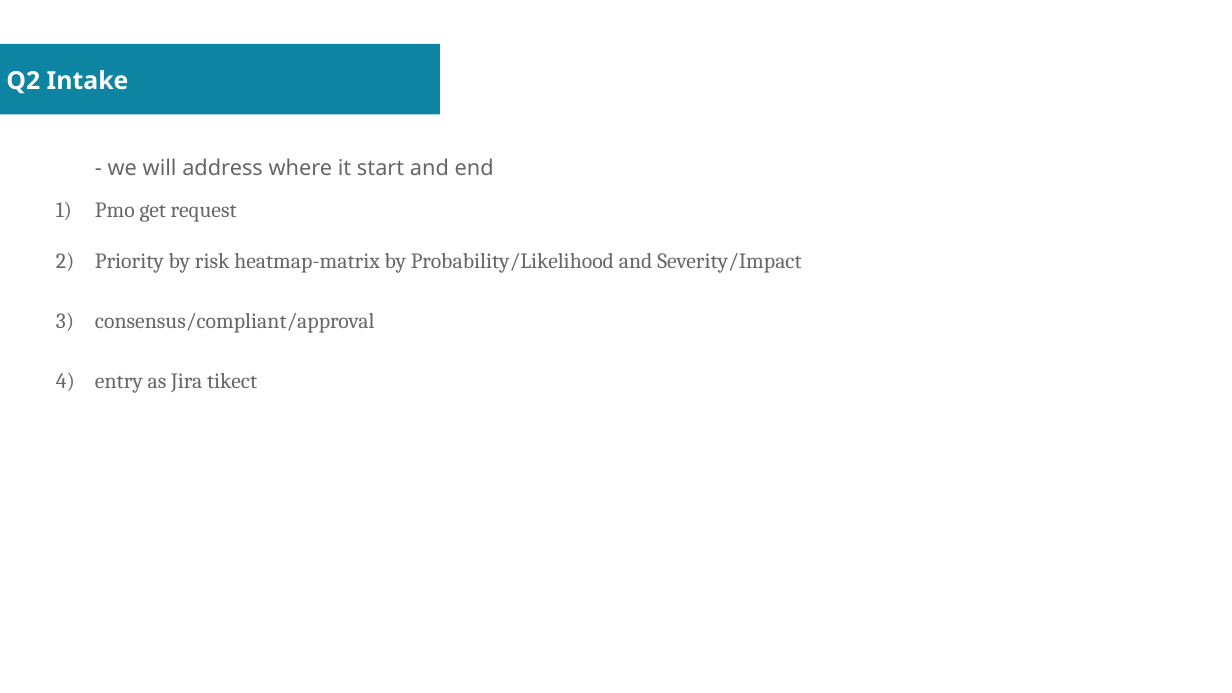
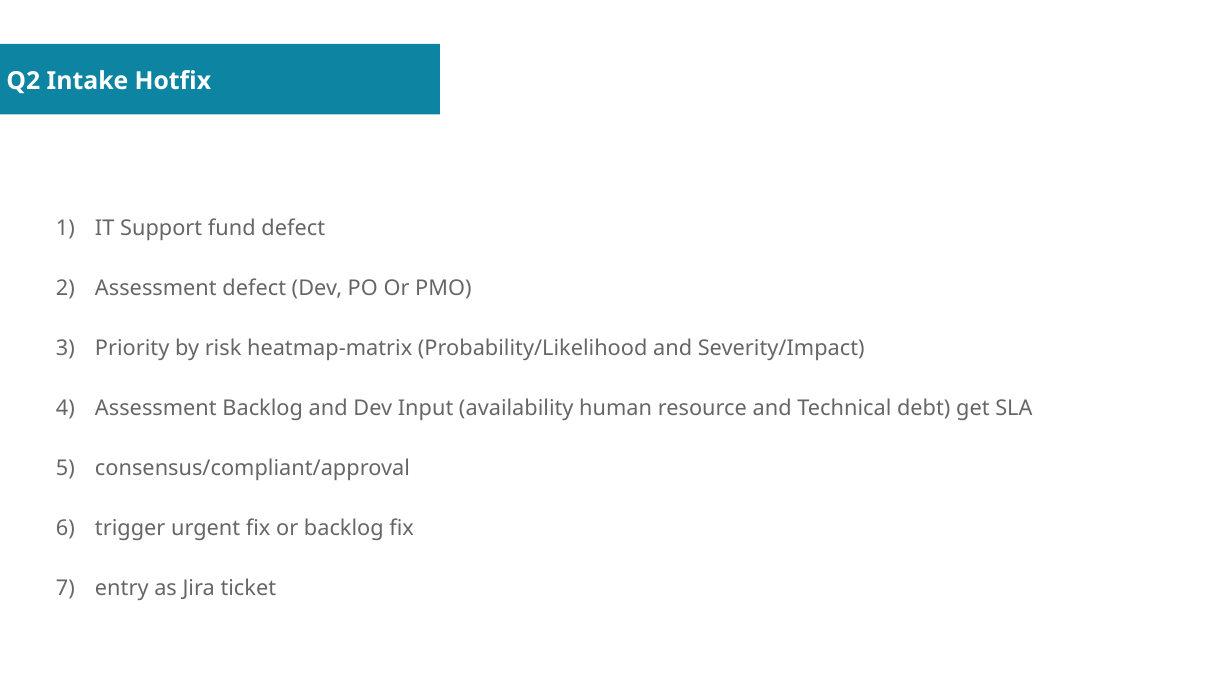
Before and after one commit to sovannotychea/ori-test, a slide deck: slide 4 of docs/01.odp (slide 3 before the commit). Drawn at 1232x693 pixels with LibreOffice and Linux fonts; fonts in the diff are those of the drawing. Boxes give left, top, right and bottom in pixels: in the first picture for what was removed or moved away, otherwise in the second. Text is boxed around its words. In the diff, an @@ line names an element or a change of style, - is before the commit and + after.

```diff
--- a/docs/01.odp
+++ b/docs/01.odp
@@ title at (6, 70, 211, 94): text changed @@
-Q2 Intake
+Q2 Intake Hotfix
@@ text at (95, 218, 1032, 420): text changed; font Cambria to Noto Sans @@
-- we will address where it start and end
-1) Pmo get request
-2) Priority by risk heatmap-matrix by Probability/Likelihood and Severity/Impact
+1) IT Support fund defect
+2) Assessment defect (Dev, PO Or PMO)
+3) Priority by risk heatmap-matrix (Probability/Likelihood and Severity/Impact)
+4) Assessment Backlog and Dev Input (availability human resource and Technical debt) get SLA
@@ text at (95, 458, 410, 480): font Cambria to Noto Sans in "consensus/compliant/approval" @@
@@ text at (95, 518, 414, 600): text changed; font Cambria to Noto Sans @@
-4) entry as Jira tikect
+6) trigger urgent fix or backlog fix
+7) entry as Jira ticket
```
Also in this commit, not shown: 1 other slide changed, 3 slides added, 4 other files.
